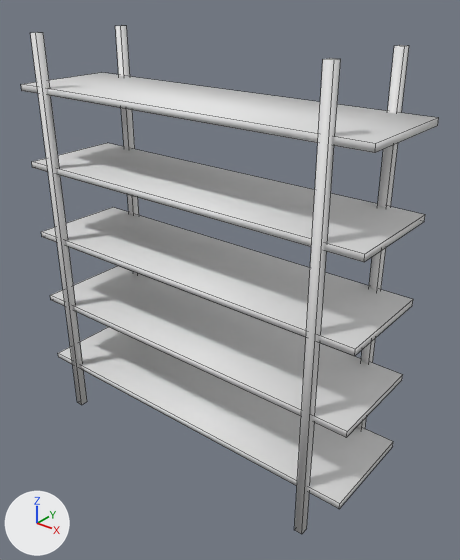
The FBX model 3d_assets/industrial_shelves.fbx as it was, and as the next commit left it.
Camera for both pictures: a 50 mm lens placed at (197.0, -226.0, 245.0), pointed at (12.0, 5.0, 102.0). Every picture has the same lights, and +X, +Y and +Z are marked at lower left. Mesh edges are drawn as thin lines. Where no turn or scale is listed for an object, it has been applied to the vertices.

In view in the first picture: 'shelves'.
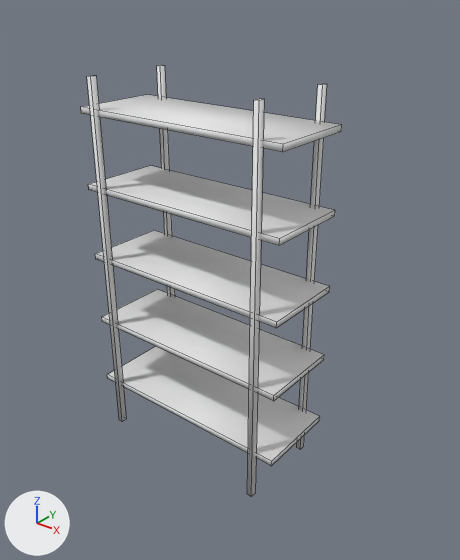
Changed parts and their boxes [x1, y1, x2, y2] in the pictures (460 x 560 px; the box of a moved part takes in the faces that stretch with it):
'shelves', reshaped (37% narrower, 15% shorter)
    before: [21, 26, 439, 534]
    after: [81, 65, 342, 497]
part 1 of me_cube_003, moved or reshaped
    before: [356, 45, 409, 430]
    after: [297, 84, 327, 449]
part 2 of me_cube_003, moved or reshaped
    before: [294, 58, 341, 534]
    after: [247, 99, 265, 497]
part 3 of me_cube_003, moved or reshaped
    before: [115, 26, 141, 275]
    after: [157, 65, 175, 296]
part 4 of me_cube_003, moved or reshaped
    before: [30, 32, 87, 405]
    after: [87, 76, 127, 422]
part 5 of me_cube_003, moved or reshaped
    before: [21, 73, 439, 153]
    after: [81, 95, 342, 152]
part 6 of me_cube_003, moved or reshaped
    before: [32, 143, 425, 262]
    after: [88, 166, 335, 246]
part 7 of me_cube_003, moved or reshaped
    before: [41, 207, 413, 356]
    after: [95, 230, 330, 328]
part 8 of me_cube_003, moved or reshaped
    before: [50, 266, 403, 437]
    after: [102, 289, 324, 401]
part 9 of me_cube_003, moved or reshaped
    before: [58, 327, 393, 509]
    after: [107, 346, 320, 466]

The change in detail:
me_cube_003 has 72 vertices, 54 faces and spans x -101.0..101.0, y -29.0..29.0, z 0.0..218.0.
me_cube_003 is used by ob_shelves; location (0.0, 0.0, 0.0).
me_cube_003 part 1: the loose piece of 8 vertices spanning x 79.0..84.0, y 25.0..29.0, z 0.0..218.0 is scaled about the mesh origin by (0.597, 0.851, 0.919).
me_cube_003 part 2: the loose piece of 8 vertices spanning x 79.0..84.0, y -29.0..-25.0, z 0.0..218.0 is scaled about the mesh origin by (0.597, 0.851, 0.919).
me_cube_003 part 3: the loose piece of 8 vertices spanning x -84.0..-79.0, y 25.0..29.0, z 0.0..218.0 is scaled about the mesh origin by (0.597, 0.851, 0.919).
me_cube_003 part 4: the loose piece of 8 vertices spanning x -84.0..-79.0, y -29.0..-25.0, z 0.0..218.0 is scaled about the mesh origin by (0.597, 0.851, 0.919).
me_cube_003 part 5: the loose piece of 8 vertices spanning x -101.0..101.0, y -27.0..27.0, z 189.0..192.0 is scaled about the mesh origin by (0.595, 0.832, 0.961).
me_cube_003 part 6: the loose piece of 8 vertices spanning x -101.0..101.0, y -27.0..27.0, z 148.0..151.0 is scaled about the mesh origin by (0.595, 0.832, 0.961).
me_cube_003 part 7: the loose piece of 8 vertices spanning x -101.0..101.0, y -27.0..27.0, z 107.0..110.0 is scaled about the mesh origin by (0.595, 0.832, 0.961).
me_cube_003 part 8: the loose piece of 8 vertices spanning x -101.0..101.0, y -27.0..27.0, z 66.0..70.0 is scaled about the mesh origin by (0.595, 0.832, 0.961).
me_cube_003 part 9: the loose piece of 8 vertices spanning x -101.0..101.0, y -27.0..27.0, z 26.0..29.0 is scaled about the mesh origin by (0.595, 0.832, 0.961).
